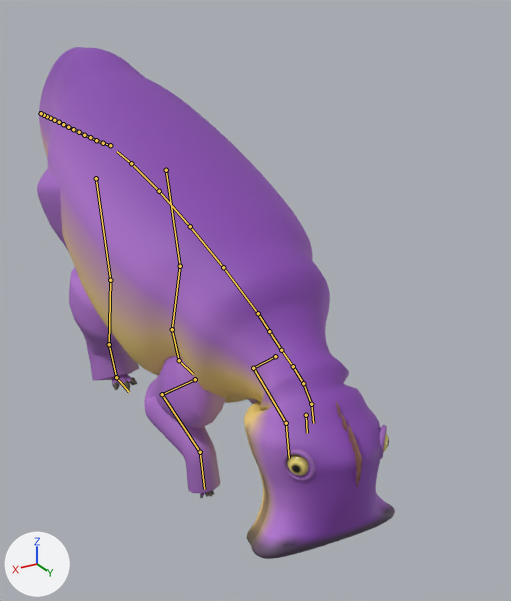
Renders of the glTF model dino-raid/assets/models/toon/star_queen.gltf from each side of a commit.
Rendered twice from a 50 mm camera at (2.4, 6.25, 3.58) aimed at (-0.59, 1.26, 1.08). The lights are fixed; the arrows at lower left show +X, +Y and +Z. The picture after the commit comes second. Both versions are drawn at frame 111 of the action 'idle'; the numbers are the values there. The bones that change, and the others that lie on the model, are drawn over the model as lines.

The first picture shows 'edmontosaurus_body', 'edmontosaurus_body_eye'.
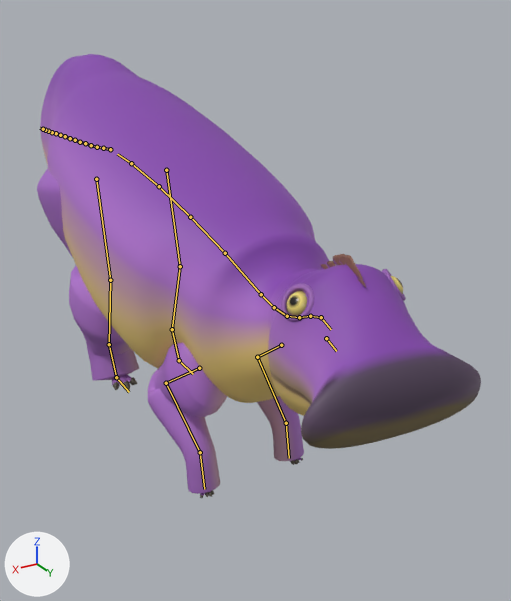
The edits, one by one:
Bone 'Hips' (bone_hips) turns from (4, 0, 0) to (0, 0, 0) degrees about its own x, y and z.
Bone 'Neck1' (bone_neck1) turns from (-10, 0, -1) to (0, 0, -1) degrees about its own x, y and z.
Bone 'Neck2' (bone_neck2) turns from (-10, 0, -1) to (0, 0, -1) degrees about its own x, y and z.
Bone 'Neck3' (bone_neck3) turns from (-10, 0, -1) to (0, 0, -1) degrees about its own x, y and z.
Bone 'Neck4' (bone_neck4) turns from (-10, 0, -1) to (0, 0, -1) degrees about its own x, y and z.
Bone 'Neck5' (bone_neck5) turns from (-10, 0, -1) to (0, 0, -1) degrees about its own x, y and z.
Bone 'Head' (bone_head) turns from (-4, 0, 0) to (0, 0, -2) degrees about its own x, y and z.
Bone 'Jaw' (bone_jaw) turns from (-7, 0, 0) to (0, 0, 0) degrees about its own x, y and z.
Bone 'UpperArm.L' (bone_upperarm_l) turns from (2, 0, 0) to (-2, 0, 0) degrees about its own x, y and z.
Bone 'Forearm.L' (bone_forearm_l) turns from (10, 0, -1) to (-4, 0, 0) degrees about its own x, y and z.
Bone 'Hand.L' (bone_hand_l) turns from (-10, 0, 1) to (5, 0, 0) degrees about its own x, y and z.
Bone 'UpperArm.R' (bone_upperarm_r) turns from (2, 0, 0) to (-2, 0, 0) degrees about its own x, y and z.
Bone 'Forearm.R' (bone_forearm_r) turns from (10, 0, 1) to (-4, 0, 0) degrees about its own x, y and z.
Bone 'Hand.R' (bone_hand_r) turns from (-10, 0, -1) to (5, 0, 0) degrees about its own x, y and z.
Bone 'Thigh.L' (bone_thigh_l) turns from (3, 0, 0) to (-1, 0, 0) degrees about its own x, y and z.
Bone 'Thigh.R' (bone_thigh_r) turns from (3, 0, 0) to (-1, 0, 0) degrees about its own x, y and z.

Pixel boxes [x1, y1, x2, y2] of what changed, in the pictures (511 x 601 px):
'edmontosaurus_body', posed (24% wider, 13% shorter): before [37, 47, 395, 559]; after [37, 54, 481, 498]
'edmontosaurus_body_eye', posed (15% wider, 12% shorter): before [287, 429, 389, 476]; after [286, 275, 403, 316]
bone 'Hips', root to tip: before (131, 163) to (117, 151); after (131, 163) to (117, 154)
bone 'Neck1', root to tip: before (258, 313) to (269, 331); after (261, 294) to (274, 307)
bone 'Neck2', root to tip: before (269, 331) to (281, 350); after (274, 307) to (287, 316)
bone 'Neck3', root to tip: before (281, 350) to (293, 366); after (287, 316) to (299, 317)
bone 'Neck4', root to tip: before (293, 366) to (303, 383); after (299, 317) to (310, 316)
bone 'Neck5', root to tip: before (303, 383) to (311, 404); after (310, 316) to (321, 317)
bone 'Head', root to tip: before (311, 404) to (313, 423); after (321, 317) to (331, 329)
bone 'Jaw', root to tip: before (306, 415) to (307, 433); after (326, 338) to (336, 351)
bone 'UpperArm.L', root to tip: before (275, 356) to (253, 368); after (281, 345) to (257, 357)
bone 'Forearm.L', root to tip: before (253, 368) to (286, 423); after (257, 357) to (286, 423)
bone 'UpperArm.R', root to tip: before (195, 379) to (162, 394); after (199, 368) to (166, 383)
bone 'Forearm.R', root to tip: before (162, 394) to (200, 452); after (166, 383) to (200, 452)
bone 'Thigh.R', root to tip: before (96, 178) to (110, 280); after (96, 179) to (110, 280)
